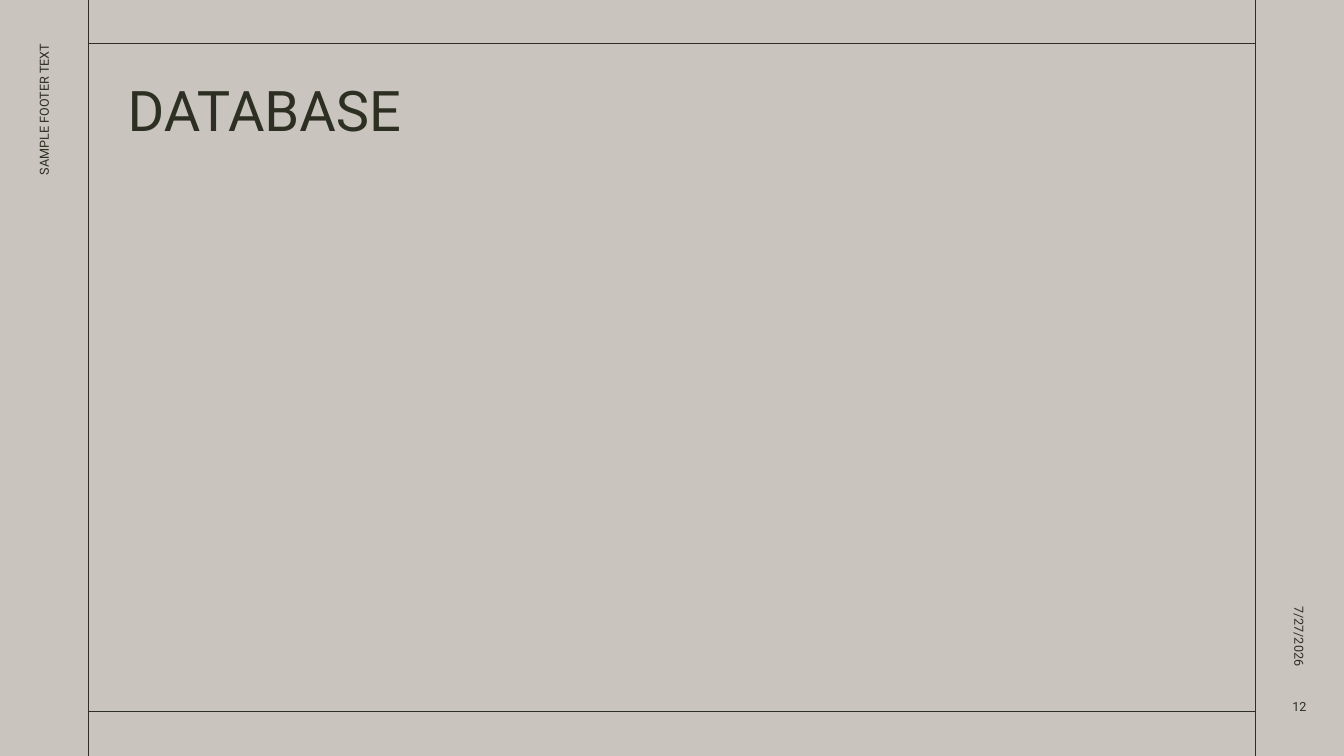
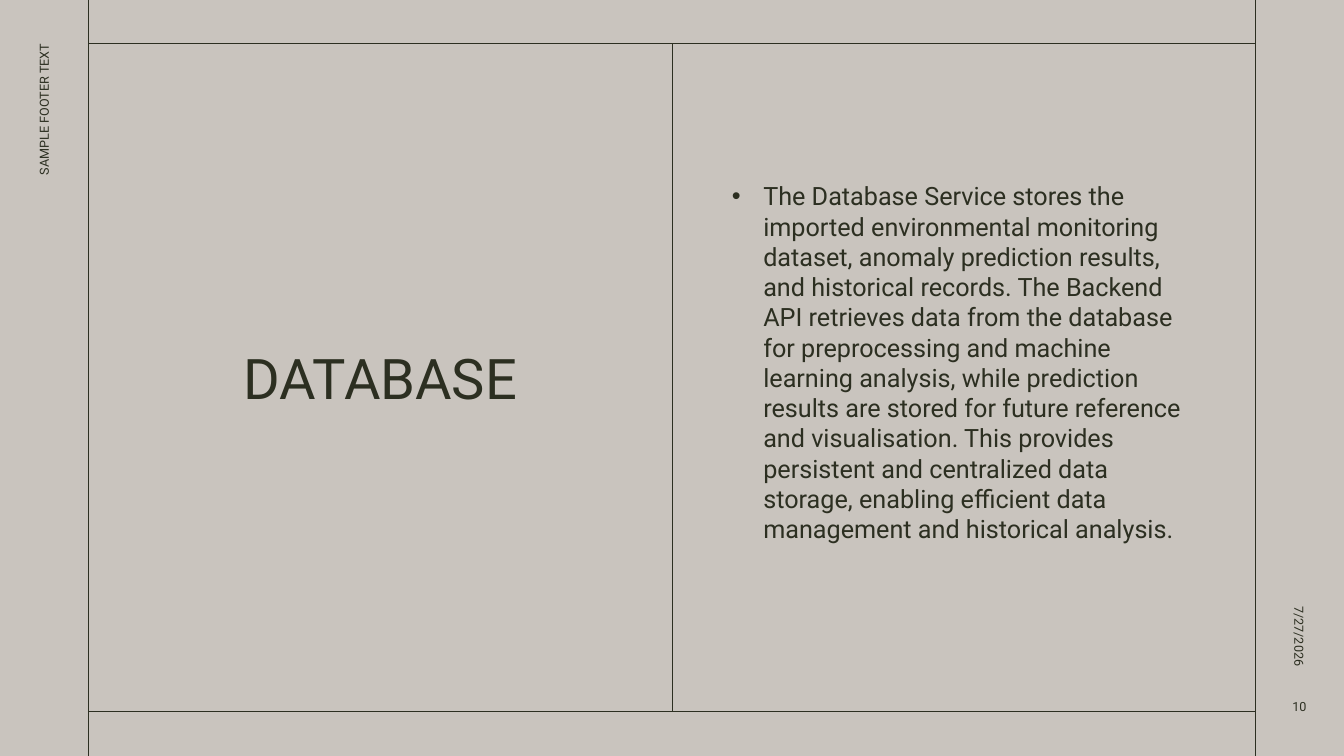
Before and after one commit to cucucumber789-svg/EGT307_T2_Bacon, a slide deck: slide 10 of EGT307 PRESENTATION.pptx (slide 12 before the commit). Drawn at 1344x756 pixels with LibreOffice and Linux fonts; fonts in the diff are those of the drawing. Boxes give left, top, right and bottom in pixels: in the first picture for what was removed or moved away, otherwise in the second. Text is boxed around its words. In the diff, an @@ line names an element or a change of style, - is before the commit and + after.

```diff
--- a/EGT307 PRESENTATION.pptx
+++ b/EGT307 PRESENTATION.pptx
@@ line added from (673, 44) to (673, 712), #2C2F21 0.5 pt @@
@@ title "DATABASE": place and size @@
-title "DATABASE" at (128, 90, 401, 132)
+title "DATABASE" at (244, 358, 517, 400)
@@ title "DATABASE" at (244, 358, 517, 400): alignment left to centre; vertical alignment top to middle @@
@@ text added at (763, 186, 1181, 544), 18 pt, text #2C2F21 @@
+• The Database Service stores the imported environmental monitoring dataset, anomaly prediction results, and historical records. The Backend API retrieves data from the database for preprocessing and machine learning analysis, while prediction results are stored for future reference and visualisation. This provides persistent and centralized data storage, enabling efficient data management and historical analysis.
@@ page number at (1292, 702, 1306, 711): text changed @@
-12
+10
```
Also in this commit, not shown: 6 other slides changed, 2 other files.
